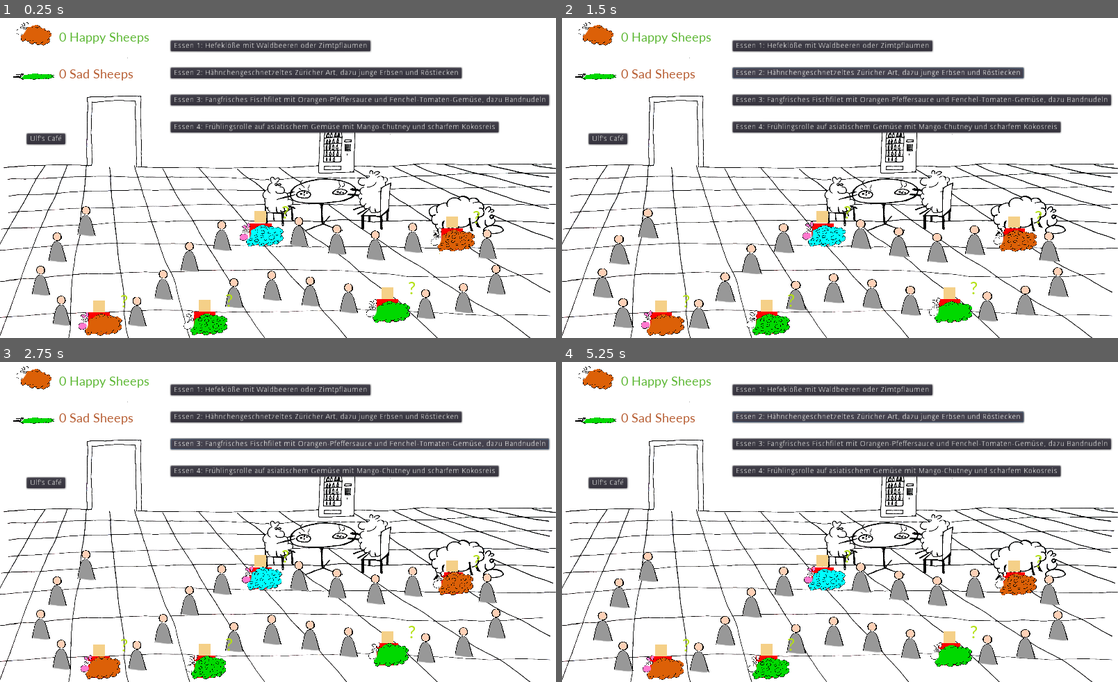
Above: before the commit, frames 1-4 (two rows, left to right).
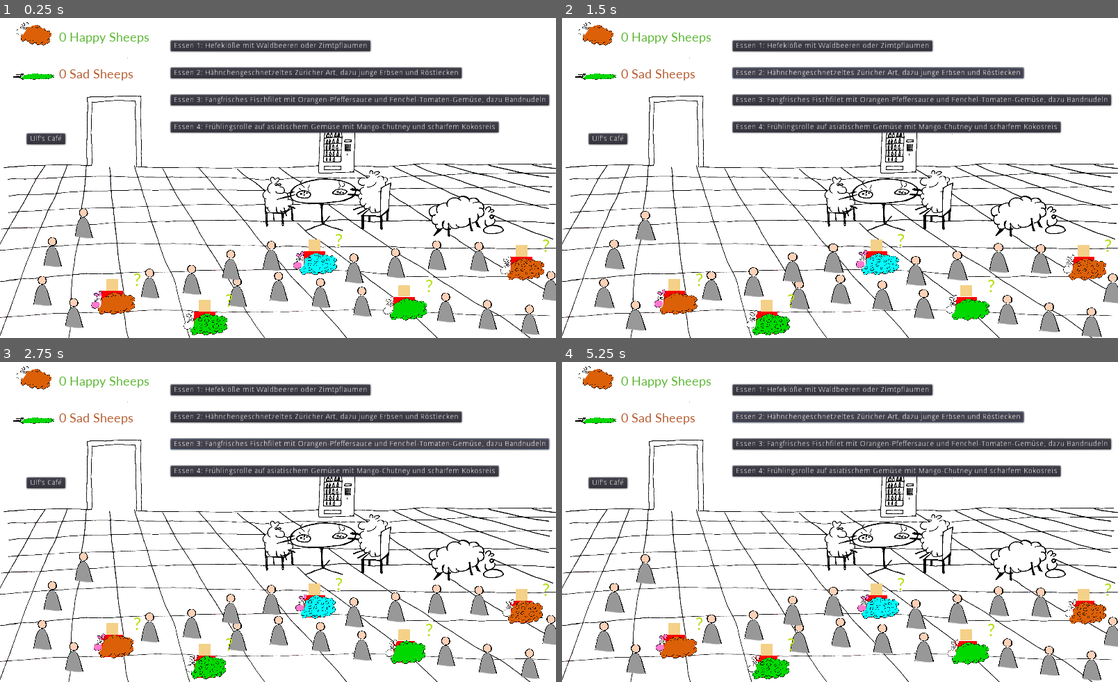
Above: after the commit, the same moments.

Repository: onsetsu/HPIGameJam
Game: Godot game, scene res://Scenes/Mensa.tscn
The game is run twice, just before and just after one commit, with the same random seed, the same clock (stepped at 60 frames per second) and the same inputs.
Inputs:
- Up to frame 1 (0.25 s): no input
- Up to frame 2 (1.5 s): click "Essen 1: Hefeklöße mit Waldbe…" at 0.5 s; click "Essen 2: Hähnchengeschnetzelt…" at 1.25 s
- Up to frame 3 (2.75 s): click "Essen 3: Fangfrisches Fischfi…" at 2 s
- Up to frame 4 (5.25 s): click "Essen 4: Frühlingsrolle auf a…" at 2.75 s; click "Ulf's Café" at 3.5 s; click "Essen 1: Hefeklöße mit Waldbe…" at 4.25 s; click "Essen 2: Hähnchengeschnetzelt…" at 5 s

The runs differ from the first frame. In frame 1, 9.8% of the frame differs, in the area x 5-100%, y 58-100%; in frame 2, 10%; in frame 3, 9.7%; in frame 4, 10%.

Commit message:
path in queue

Diff:
--- a/Scenes/Queue.tscn
+++ b/Scenes/Queue.tscn
@@ -4,7 +4,7 @@
 
 [sub_resource type="Curve2D" id=1]
 _data = {
-"points": PoolVector2Array( 0, 0, 0, 0, 165.403, 336.298, 0, …(118 unchanged characters)…  0, 0, 0, 481.944, 313.688, 0, 0, 0, 0, 619.113, 310.674, 0, 0, 0, 0, 699.002, 277.512, 0, 0, 0, 0, 706.538, 256.409, 0, 0, 0, 0, 703.524, 223.248, 0, 0, 0, 0, 682.421, 196.116, 0, 0, 0, 0, 643.23, 179.535, 0, 0, 0, 0, 555.804, 187.072, 0, 0, 0, 0, 504.555, 205.16, 0, 0, 0, 0, 442.754, 200.638, 0, 0, 0, 0, 353.821, 179.535, 0, 0, 0, 0, 270.917, 171.998, 0, 0, 0, 0, 189.52, 187.072, 0, 0, 0, 0, 117.168, 239.829, 0, 0, 0, 0, 55.3671, 322.732, 0, 0, 0, 0, -18.4926, 337.806, 0, 0, 0, 0, -87.8303, 331.776, 0, 0, 0 …(240 unchanged characters)…
+"points": PoolVector2Array( 0, 0, 0, 0, 165.403, 336.298, 0, …(118 unchanged characters)…  0, 0, 0, 481.944, 313.688, 0, 0, 0, 0, 540.731, 307.659, 0, 0, 0, 0, 622.127, 319.718, 0, 0, 0, 0, 686.943, 331.776, 0, 0, 0, 0, 766.832, 340.82, 0, 0, 0, 0, 807.53, 288.064, 0, 0, 0, 0, 793.964, 248.873, 0, 0, 0, 0, 742.714, 232.292, 0, 0, 0, 0, 688.45, 226.263, 0, 0, 0, 0, 638.708, 220.233, 0, 0, 0, 0, 555.804, 223.248, 0, 0, 0, 0, 489.481, 245.858, 0, 0, 0, 0, 433.71, 245.858, 0, 0, 0, 0, 385.475, 226.263, 0, 0, 0, 0, 314.63, 220.233, 0, 0, 0, 0, 234.741, 227.77, 0, 0, 0, 0, 178.969, 259.424, 0, 0, 0, 0, 102.095, 274.497, 0, 0, 0, 0, 26.7276, 272.99, 0, 0, 0, 0, -29.044, 316.703, 0, 0, 0, 0, -87.8303, 331.776, 0, 0, 0 …(240 unchanged characters)…
 }
 
 [node name="Queue" type="Node2D"]
